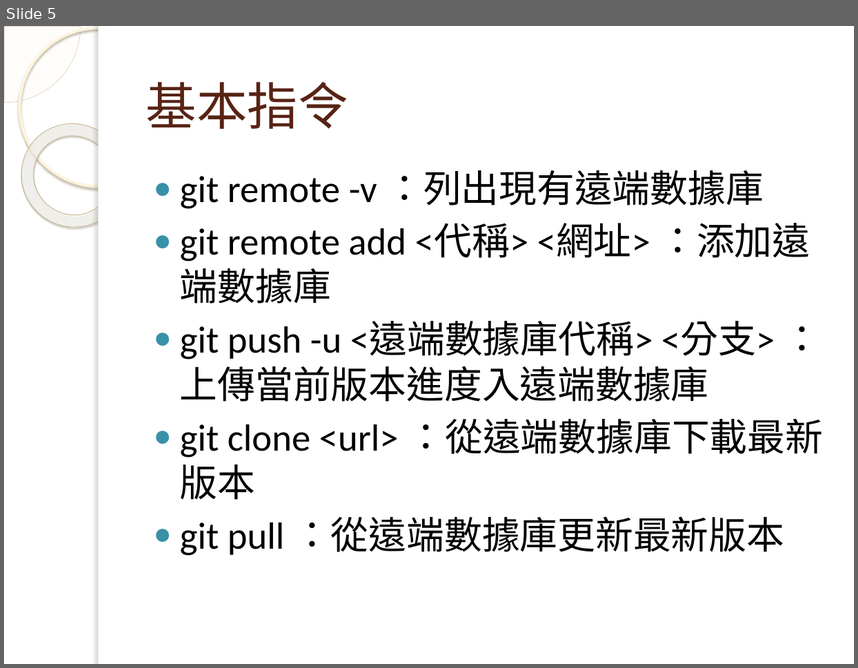
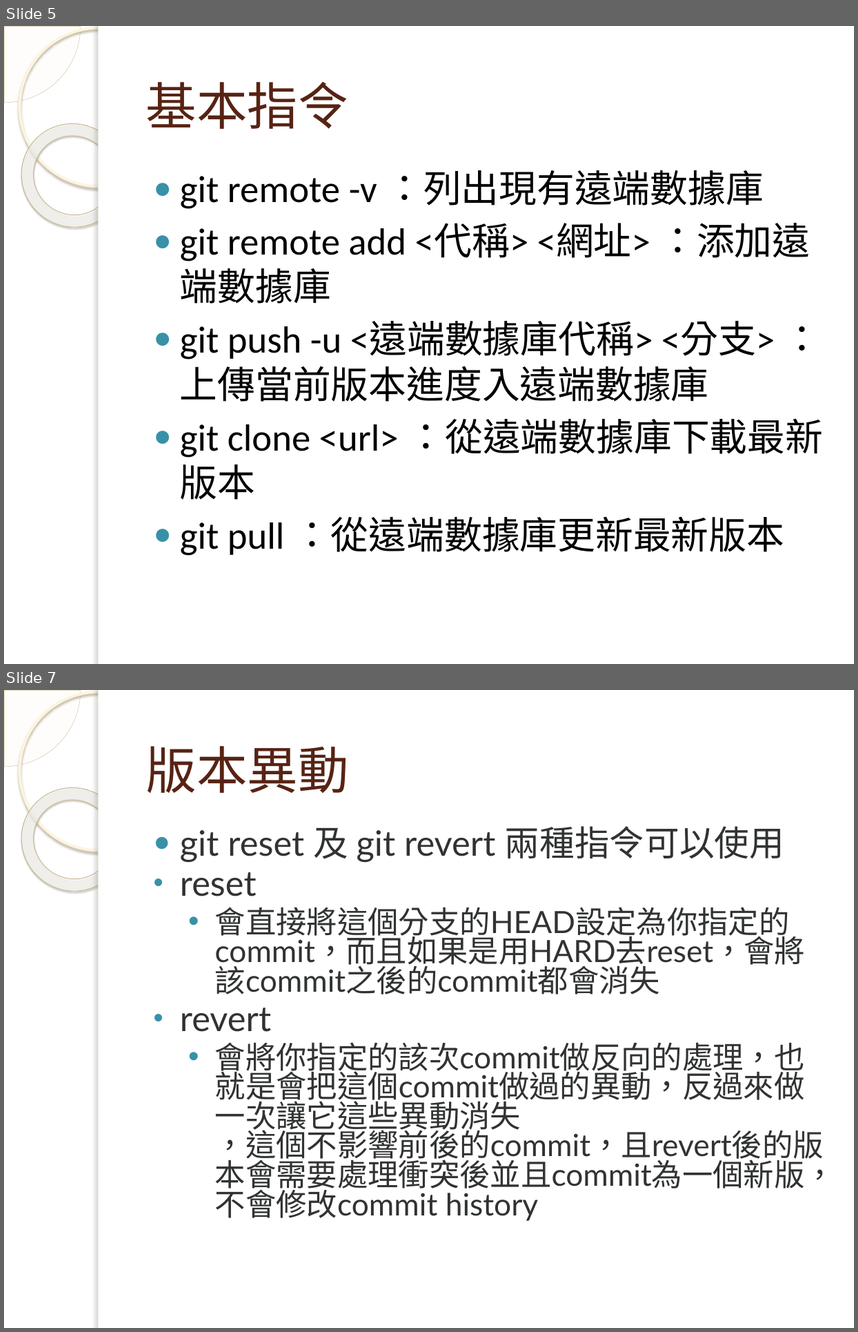
Before and after one commit to DANIEL696893/tutorial, a slide deck: Git基本語法教學 - 複製.pptx. Shown one above the other, each under a label of ours: slide 5 before the commit, slides 5 and 7 after it; the slides between them are not shown. The pictures are 858x668 and 858x1332 pixels, drawn with LibreOffice and Linux fonts; fonts in the diff are those of the drawing; background and template pictures are left out. Boxes give left, top, right and bottom in pixels: in the first picture for what was removed or moved away, otherwise in the second. Text is boxed around its words. In the diff, an @@ line names an element or a change of style, - is before the commit and + after.

```diff
--- a/Git基本語法教學 - 複製.pptx
+++ b/Git基本語法教學 - 複製.pptx
@@ slide 7 added at bbox=[4, 690, 854, 1328], background picture (left out); not listed: 5 template elements that a slide beside it also shows @@
@@ title added at bbox=[146, 746, 349, 793], 43 pt, text #572314 @@
+版本異動
@@ text added at bbox=[180, 826, 824, 1221], 25.9 pt, text #303233 @@
+● git reset 及 git revert 兩種指令可以使用
+• reset
+  • 會直接將這個分支的HEAD設定為你指定的commit，而且如果是用HARD去reset，會將該commit之後的commit都會消失
+• revert
+  • 會將你指定的該次commit做反向的處理，也就是會把這個commit做過的異動，反過來做一次讓它這些異動消失
+    ，這個不影響前後的commit，且revert後的版本會需要處理衝突後並且commit為一個新版，不會修改commit history
```
Also in this commit, not shown: 2 slides changed.
